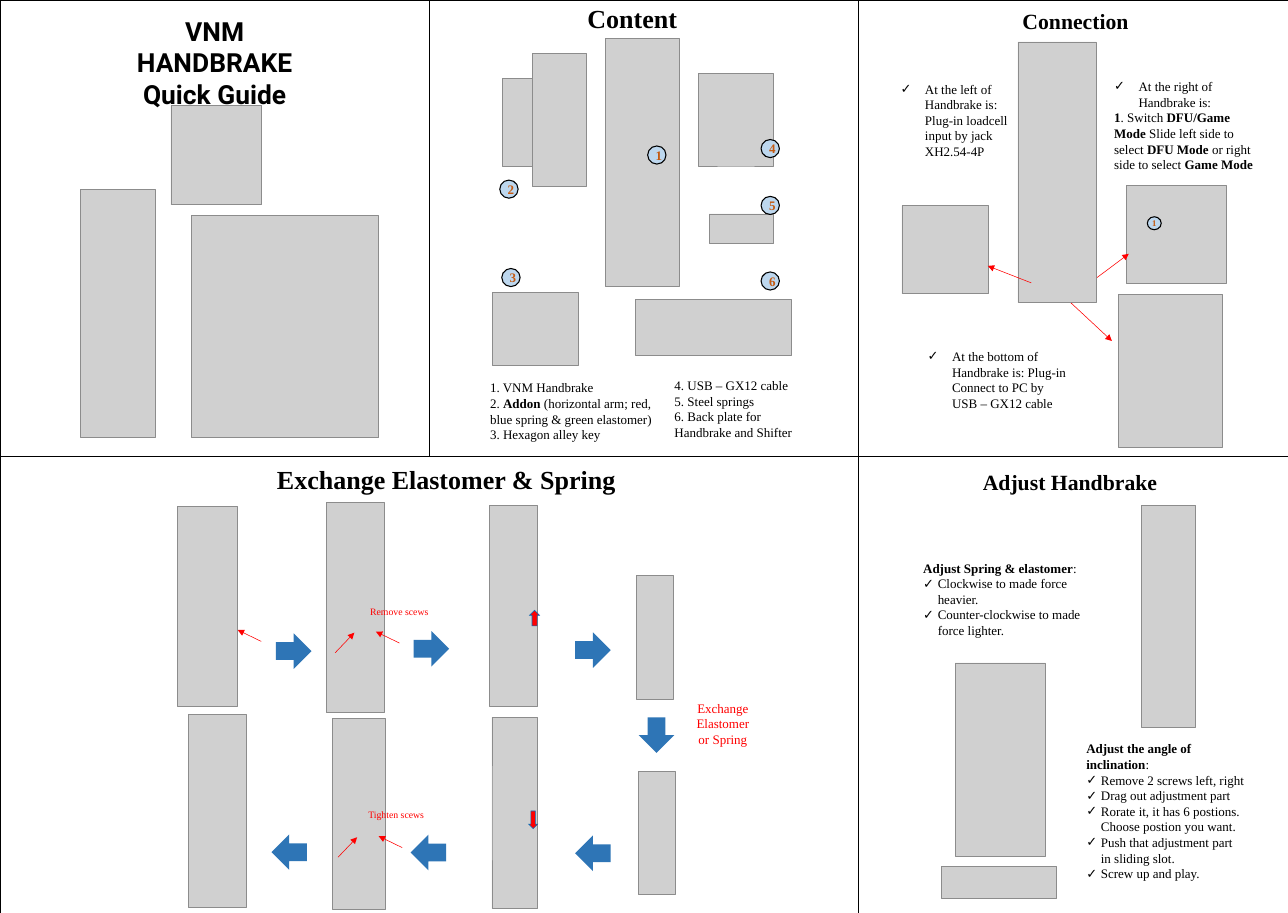
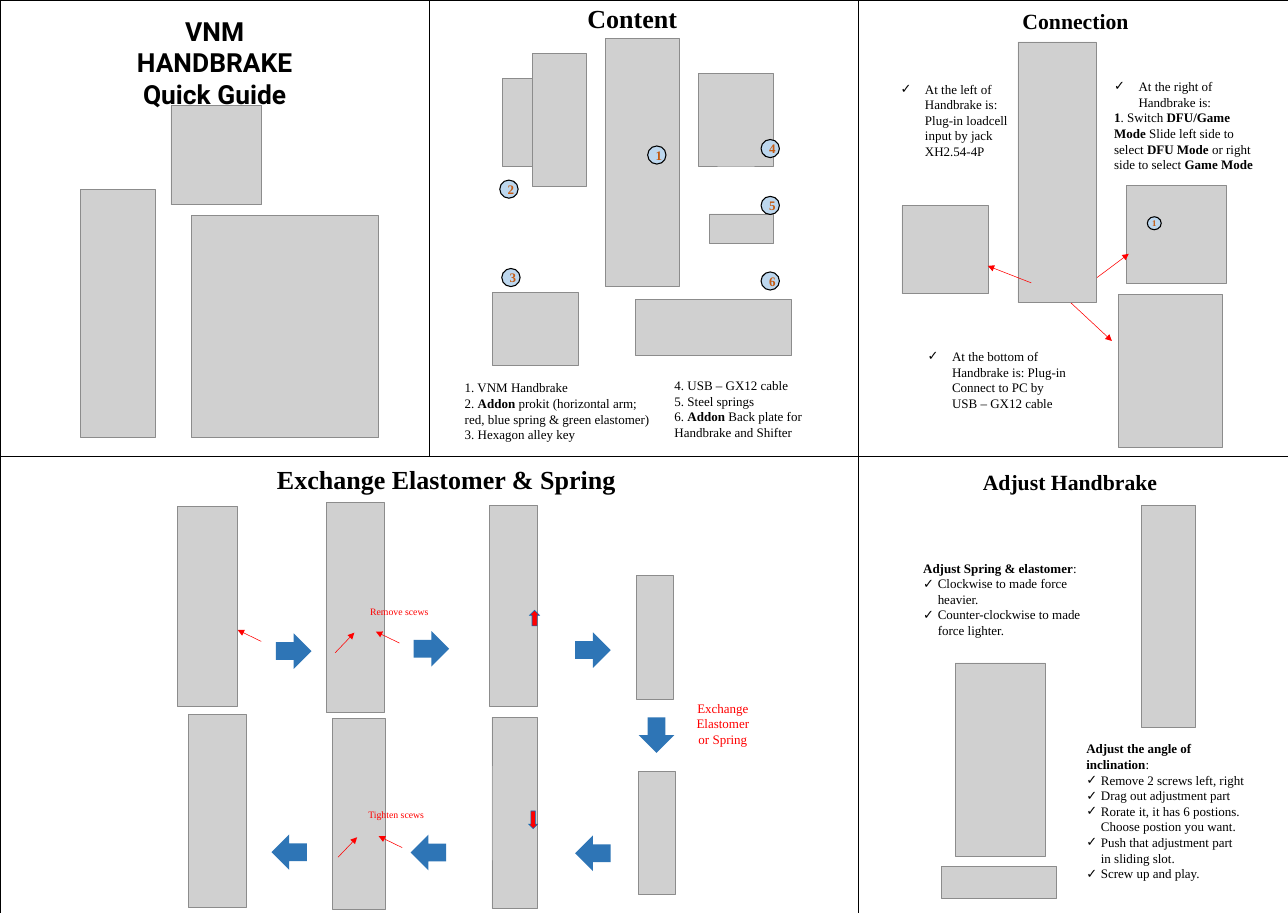
Before and after one commit to VNMSimulation/handbrake, a slide deck: slide 1 of VNM handbrake manual.pptx. Drawn at 1288x913 pixels with LibreOffice and Linux fonts; fonts in the diff are those of the drawing; grey boxes stand for pictures. Boxes give left, top, right and bottom in pixels: in the first picture for what was removed or moved away, otherwise in the second. Text is boxed around its words. In the diff, an @@ line names an element or a change of style, - is before the commit and + after.

Commit message:
update plate

```diff
--- a/VNM handbrake manual.pptx
+++ b/VNM handbrake manual.pptx
@@ text "1. VNM Handbrake": place and size @@
-text "1. VNM Handbrake" at bbox=[490, 383, 652, 442]
+text "1. VNM Handbrake" at bbox=[465, 383, 650, 442]
@@ text at bbox=[465, 399, 650, 427]: text changed @@
-2. Addon (horizontal arm; red, blue spring & green elastomer)
+2. Addon prokit (horizontal arm; red, blue spring & green elastomer)
@@ text at bbox=[674, 412, 802, 437]: text changed @@
-6. Back plate for Handbrake and Shifter
+6. Addon Back plate for Handbrake and Shifter
```
Also in this commit, not shown: 1 other file.
